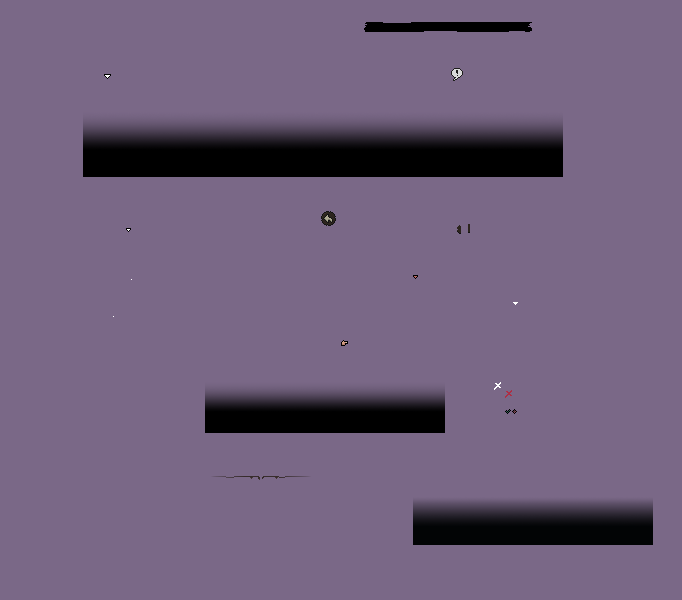
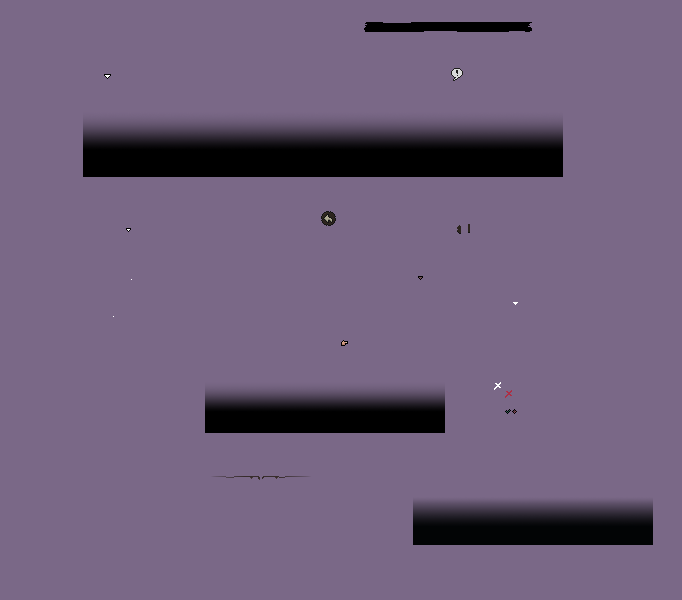
Layered file, before and after one edit (682 x 600). Changes by layer:
painted on "InteractionTarget.png" over (x1=413, y1=275, x2=423, y2=280)
